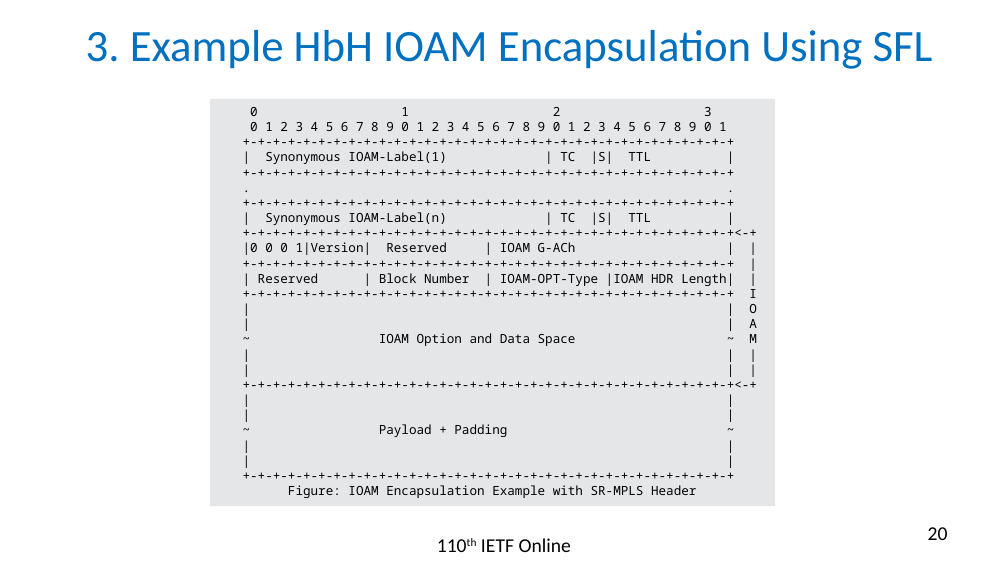
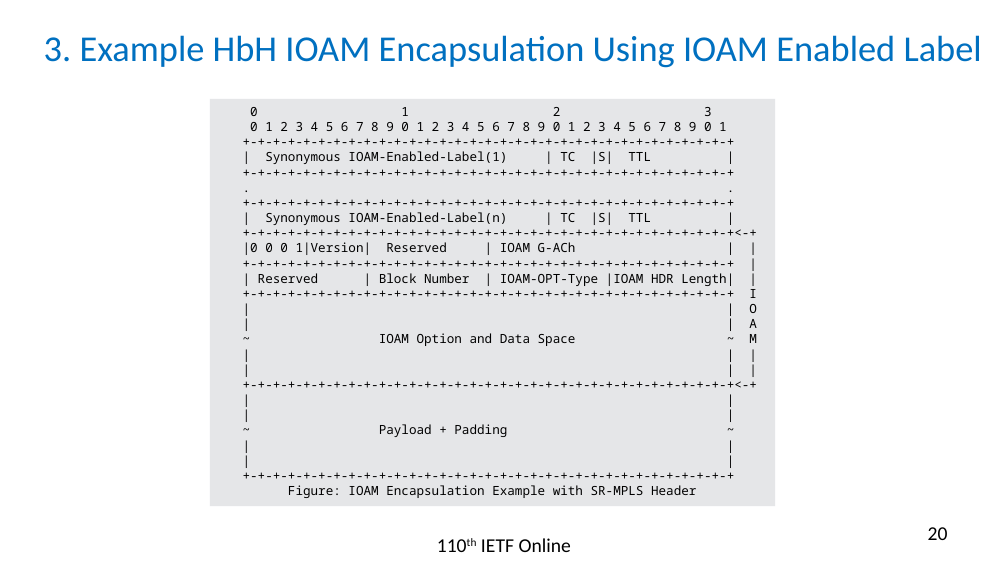
Before and after one commit to rakgandhi/ietf-slides, a slide deck: slide 20 of draft-gandhi-mpls-ioam-sr-05.pptx. Drawn at 1008x567 pixels with LibreOffice and Linux fonts; fonts in the diff are those of the drawing. Boxes give left, top, right and bottom in pixels: in the first picture for what was removed or moved away, otherwise in the second. Text is boxed around its words. In the diff, an @@ line names an element or a change of style, - is before the commit and + after.

```diff
--- a/draft-gandhi-mpls-ioam-sr-05.pptx
+++ b/draft-gandhi-mpls-ioam-sr-05.pptx
@@ title at [44,35,982,68]: text changed; size 32 to 26 pt @@
-3. Example HbH IOAM Encapsulation Using SFL
+3. Example HbH IOAM Encapsulation Using IOAM Enabled Label
@@ text in rectangle at [265,151,651,164]: text changed @@
-| Synonymous IOAM-Label(1) | TC |S| TTL |
+| Synonymous IOAM-Enabled-Label(1) | TC |S| TTL |
@@ text in rectangle at [265,212,651,225]: text changed @@
-| Synonymous IOAM-Label(n) | TC |S| TTL |
+| Synonymous IOAM-Enabled-Label(n) | TC |S| TTL |
```
Also in this commit, not shown: 4 other slides changed, 1 other file.
